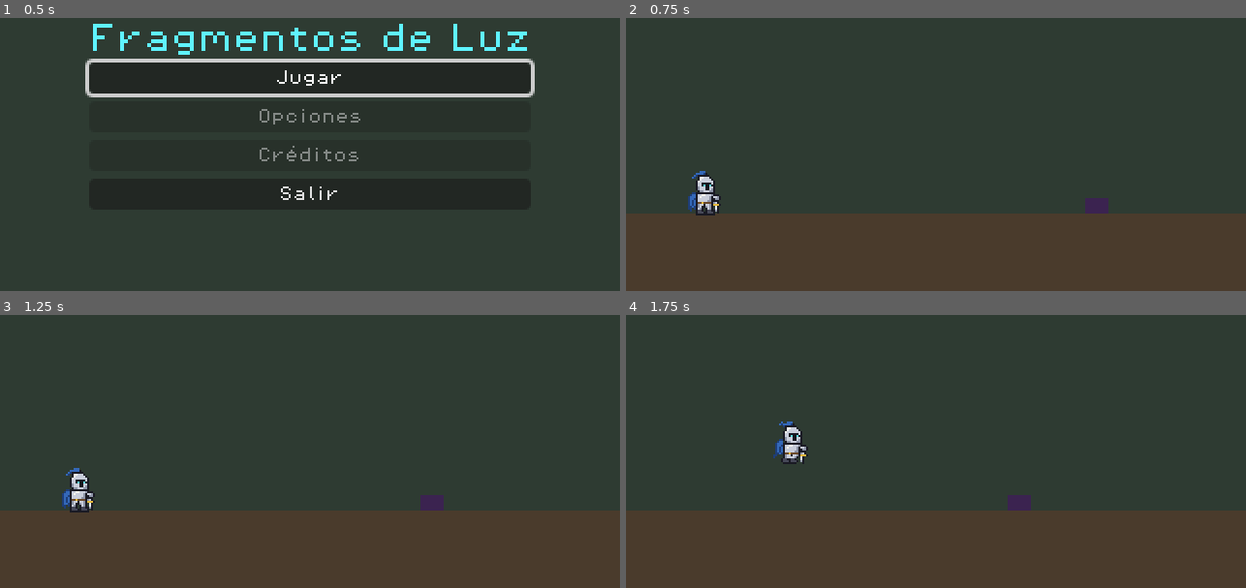
Above: before the commit, frames 1-4 (two rows, left to right).
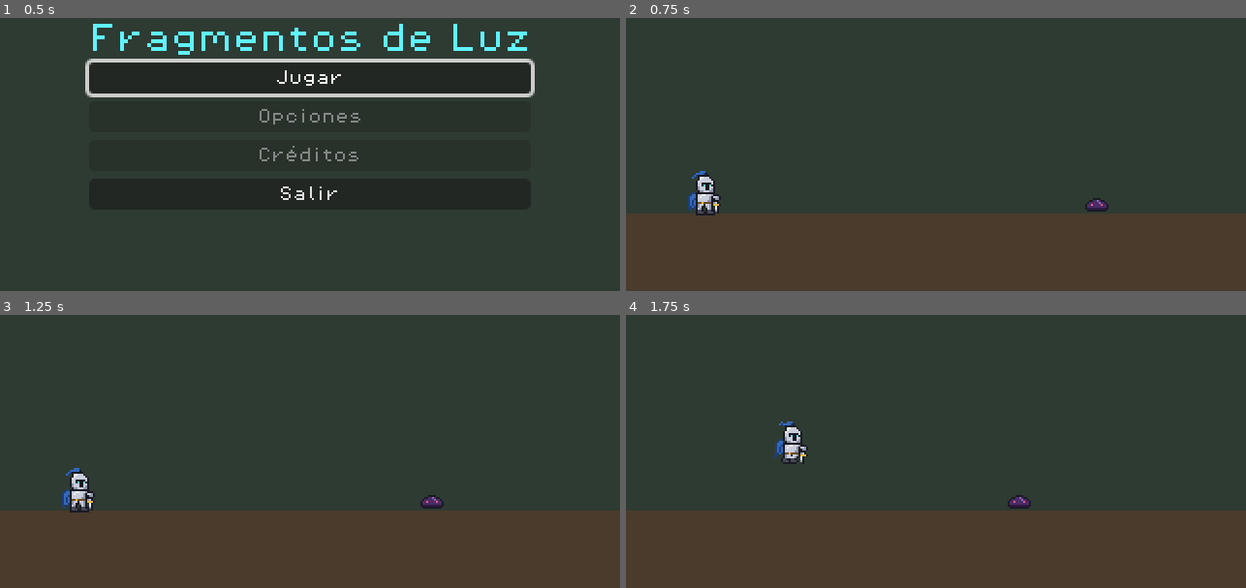
Above: after the commit, the same moments.

Repository: jaider23100/FragmentosDeLuz
Game: Godot game, scene res://scenes/ui/menu_principal.tscn
Two runs of this game, one before a commit and one after it. Both use one fixed random seed, a clock stepped at 60 frames per second and the inputs below.
Inputs (mouse positions are in pixels of both pictures, inside the frame that each line leads up to):
- Up to frame 1 (0.5 s): no input
- Up to frame 2 (0.75 s): click "Jugar" at 0.5 s
- Up to frame 3 (1.25 s): no input
- Up to frame 4 (1.75 s): tap Enter at 1.25 s; move the mouse to (1072, 396) at 1.27 s; hold D (mover_derecha) from 1.28 s (still down); tap J (atacar) at 1.35 s; click (1072, 396) at 1.42 s; tap Space (saltar) at 1.52 s

Frame 1 is identical in both runs. In frame 2, 0.1% of the frame differs, in the area x 74-78%, y 65-72%; in frame 3, 0.1%; in frame 4, 0.1%.

Commit message:
feat(enemigos): agrega sprite animado del slime

Diff:
--- /dev/null
+++ b/assets/sprites/enemigos/slime/slime_frames.tres
@@ -0,0 +1,25 @@
+[gd_resource type="SpriteFrames" load_steps=4 format=3]
+
+[ext_resource type="Texture2D" path="res://assets/sprites/enemigos/slime/slime_moverse.png" id="1_flfwu"]
+
+[sub_resource type="AtlasTexture" id="AtlasTexture_da326"]
+atlas = ExtResource("1_flfwu")
+region = Rect2(0, 0, 16, 16)
+
+[sub_resource type="AtlasTexture" id="AtlasTexture_ytmpd"]
+atlas = ExtResource("1_flfwu")
+region = Rect2(16, 0, 16, 16)
+
+[resource]
+animations = [{
+"frames": [{
+"duration": 1.0,
+"texture": SubResource("AtlasTexture_da326")
+}, {
+"duration": 1.0,
+"texture": SubResource("AtlasTexture_ytmpd")
+}],
+"loop": true,
+"name": &"moverse",
+"speed": 4.0
+}]
--- a/scenes/enemigos/slime.tscn
+++ b/scenes/enemigos/slime.tscn
@@ -1,6 +1,7 @@
-[gd_scene load_steps=4 format=3]
+[gd_scene load_steps=5 format=3]
 
 [ext_resource type="Script" path="res://scripts/enemigos/slime.gd" id="1_slime"]
+[ext_resource type="SpriteFrames" path="res://assets/sprites/enemigos/slime/slime_frames.tres" id="2_frames"]
 
 [sub_resource type="RectangleShape2D" id="RectangleShape2D_cuerpo"]
 size = Vector2(12, 8)
@@ -13,13 +14,11 @@
 collision_mask = 65
 script = ExtResource("1_slime")
 
-[node name="Placeholder" type="ColorRect" parent="."]
-offset_left = -6.0
-offset_top = -4.0
-offset_right = 6.0
-offset_bottom = 4.0
-mouse_filter = 2
-color = Color(0.231, 0.137, 0.314, 1)
+[node name="AnimatedSprite2D" type="AnimatedSprite2D" parent="."]
+position = Vector2(0, -4)
+sprite_frames = ExtResource("2_frames")
+animation = &"moverse"
+autoplay = "moverse"
 
 [node name="CollisionShape2D" type="CollisionShape2D" parent="."]
 shape = SubResource("RectangleShape2D_cuerpo")
--- a/scripts/enemigos/slime.gd
+++ b/scripts/enemigos/slime.gd
@@ -13,6 +13,7 @@
 ## 1 si avanza a la derecha, -1 si avanza a la izquierda.
 var direccion: int = -1
 
+@onready var _sprite: AnimatedSprite2D = $AnimatedSprite2D
 @onready var _raycast_pared: RayCast2D = $RayCastPared
 @onready var _raycast_borde: RayCast2D = $RayCastBorde
 
@@ -51,6 +52,7 @@
 
 
 func _orientar_raycasts() -> void:
+	_sprite.flip_h = direccion > 0
 	_raycast_pared.target_position = Vector2(direccion * 8.0, 0.0)
 	_raycast_borde.position = Vector2(direccion * 7.0, 0.0)
 	_raycast_pared.force_raycast_update()
Binary file added: assets/sprites/enemigos/slime/slime_moverse.png
Not shown, added: assets/sprites/enemigos/slime/slime_moverse.png.import
